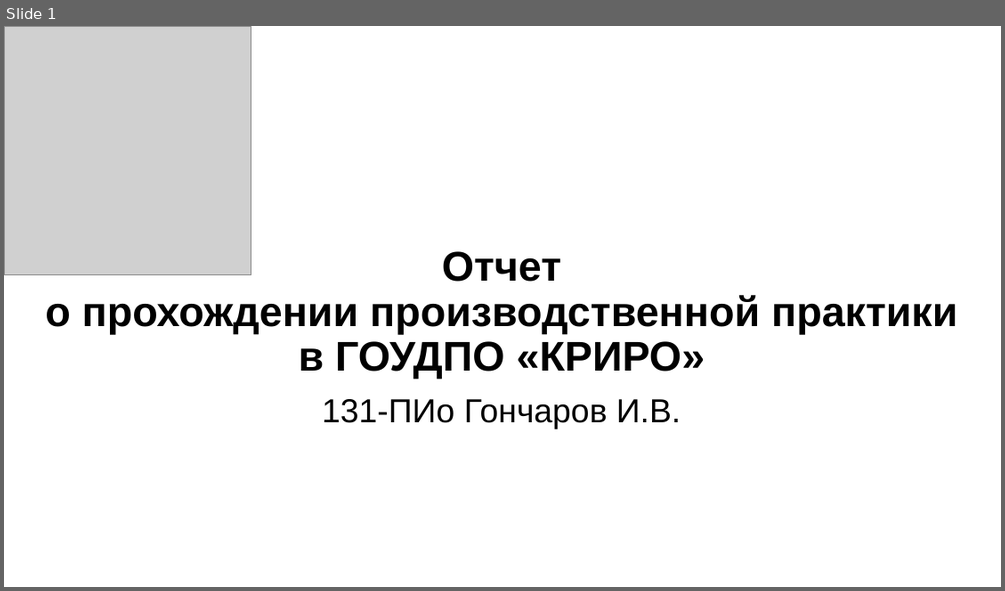
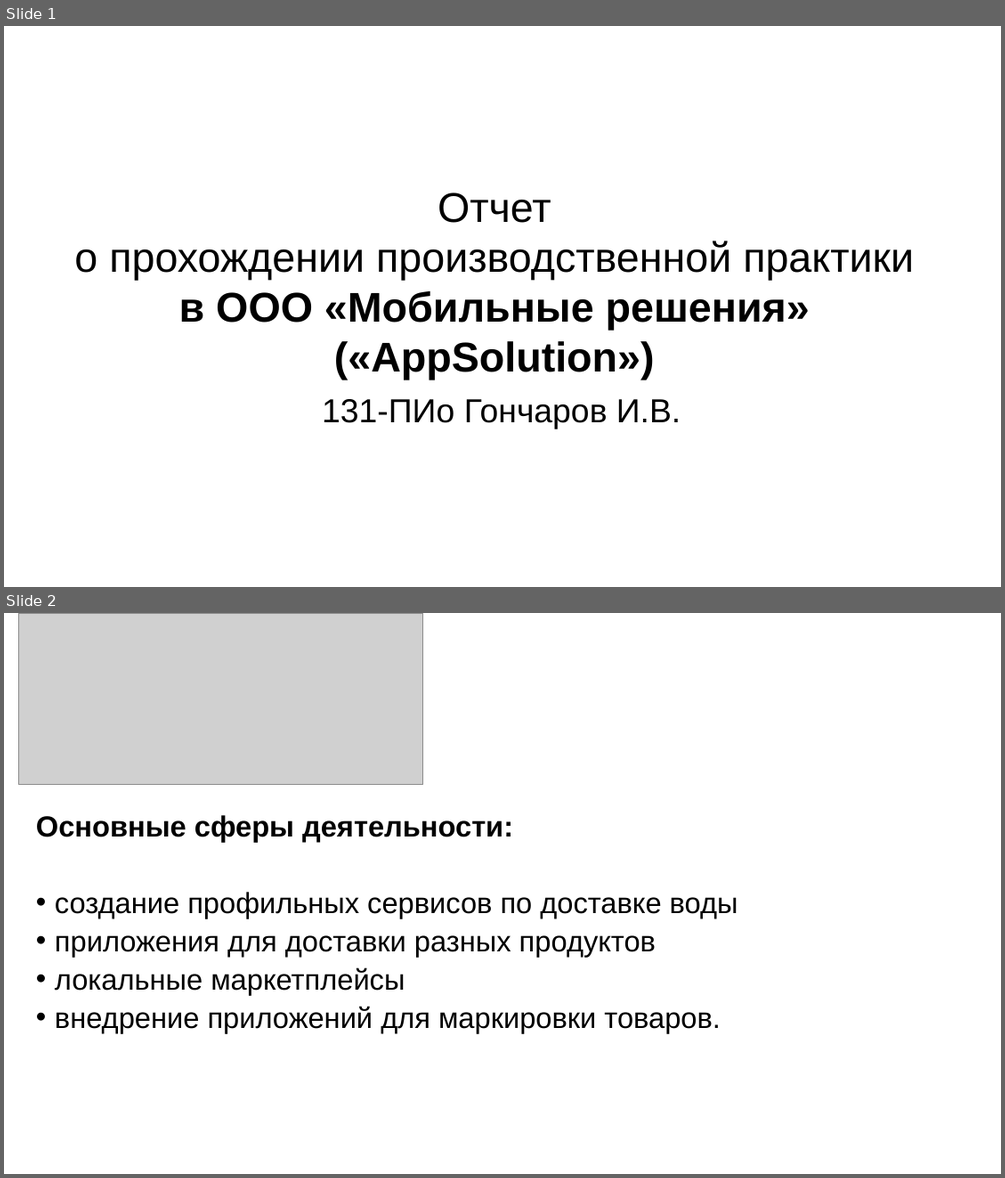
Before and after one commit to dsyt17/works, a slide deck: Отчет по практике/Отчет Гончаров.pptx. Shown one above the other, each under a label of ours: slide 1 before the commit, slides 1 and 2 after it. The pictures are 1005x591 and 1005x1178 pixels, drawn with LibreOffice and Linux fonts; fonts in the diff are those of the drawing; grey boxes stand for pictures. Boxes give left, top, right and bottom in pixels: in the first picture for what was removed or moved away, otherwise in the second. Text is boxed around its words. In the diff, an @@ line names an element or a change of style, - is before the commit and + after.

Commit message:
презентация с отчетом

```diff
--- a/Отчет по практике/Отчет Гончаров.pptx
+++ b/Отчет по практике/Отчет Гончаров.pptx
@@ slide 2 added at box(4, 613, 1001, 1174), background #FFFFFF @@
@@ picture added at box(19, 613, 423, 784) @@
@@ text added at box(36, 815, 738, 1033), 28 pt, text #000000 @@
+Основные сферы деятельности:
+• создание профильных сервисов по доставке воды
+• приложения для доставки разных продуктов
+• локальные маркетплейсы
+• внедрение приложений для маркировки товаров.
@@ slide 1 changed as well @@
@@ picture removed at box(4, 26, 251, 275) @@
@@ title at box(74, 192, 914, 379): text changed; bold off @@
-Отчет
-о прохождении производственной практики
-в ГОУДПО «КРИРО»
+Отчет
+о прохождении производственной практики
+в ООО «Мобильные решения» («AppSolution»)
```
Also in this commit, not shown: 2 other slides changed, 7 other slides added, 7 slides removed.
